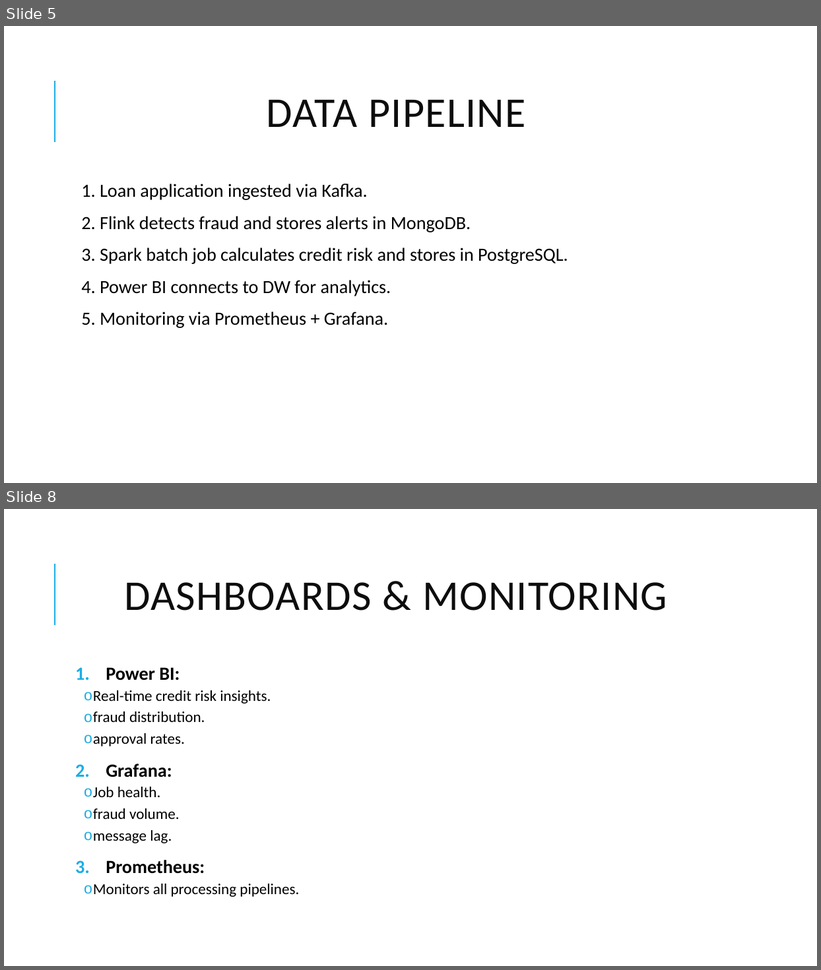
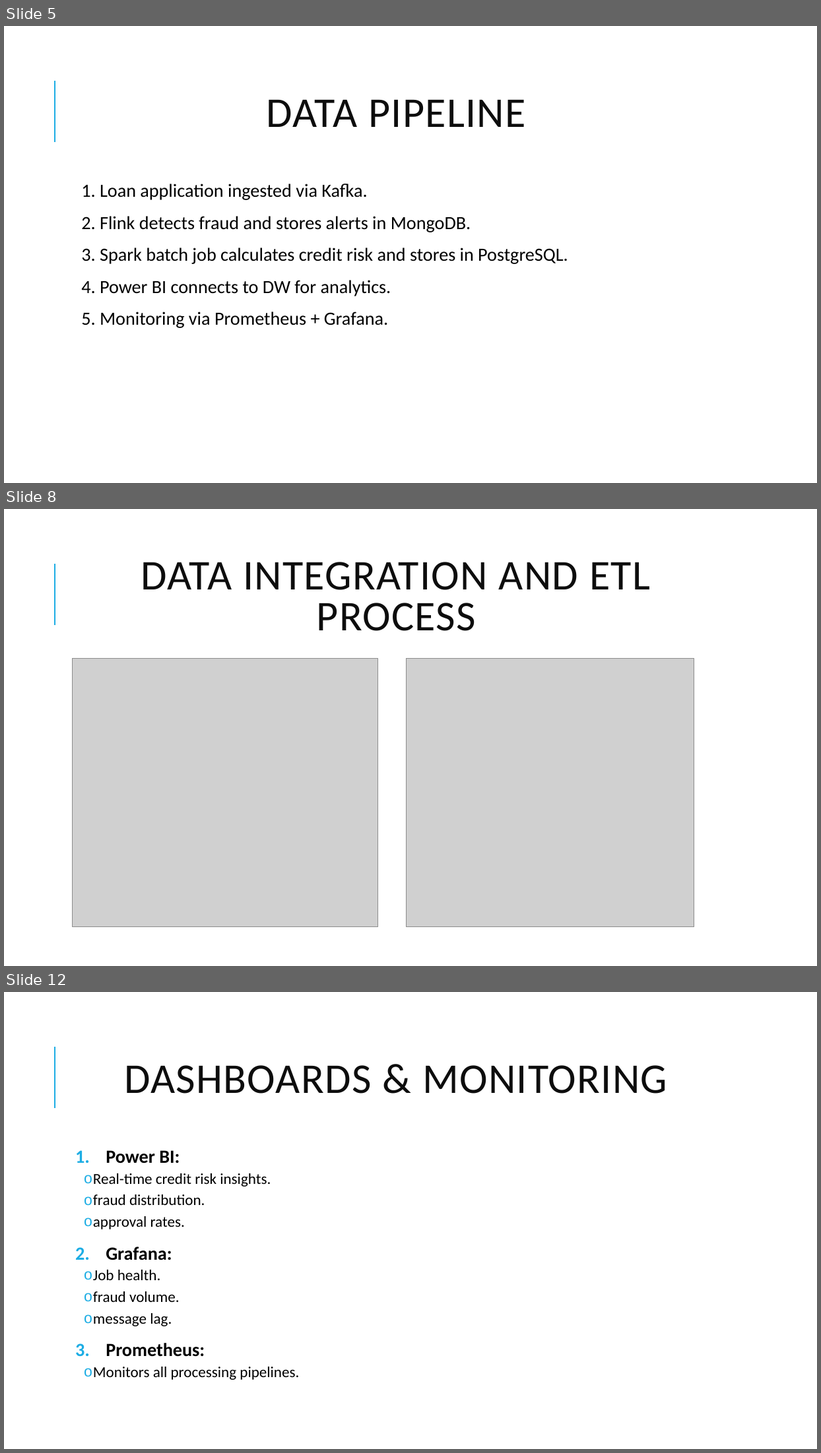
Before and after one commit to lawithus/Data-Engineering., a slide deck: Presentation.pptx. Shown one above the other, each under a label of ours: slides 5 and 8 before the commit, slides 5, 8 and 12 after it; the slides between them are not shown. The pictures are 821x970 and 821x1453 pixels, drawn with LibreOffice and Linux fonts; fonts in the diff are those of the drawing; grey boxes stand for pictures. Boxes give left, top, right and bottom in pixels: in the first picture for what was removed or moved away, otherwise in the second. Text is boxed around its words. In the diff, an @@ line names an element or a change of style, - is before the commit and + after.

Commit message:
Add files via upload
Added code snippets screenshots

```diff
--- a/Presentation.pptx
+++ b/Presentation.pptx
@@ slide 8 added at (x1=4, y1=509, x2=817, y2=966), background #FFFFFF; not listed: 1 template element that a slide beside it also shows @@
@@ title added at (x1=141, y1=562, x2=650, y2=631), 50 pt, text #0D0D0D @@
+DATA INTEGRATION AND ETL PROCESS
@@ picture added at (x1=73, y1=658, x2=378, y2=927) @@
@@ picture added at (x1=406, y1=658, x2=694, y2=927) @@
@@ what was slide 8 is now slide 12 @@
```
Also in this commit, not shown: 2 slides changed, 3 other slides added.
